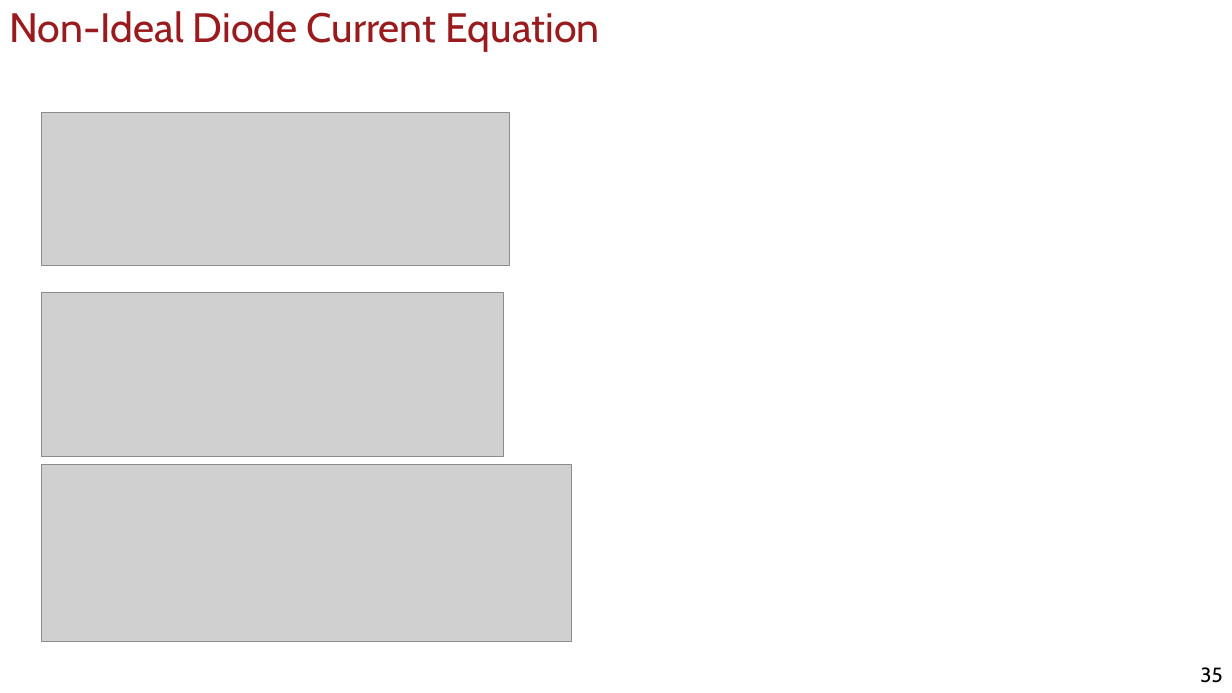
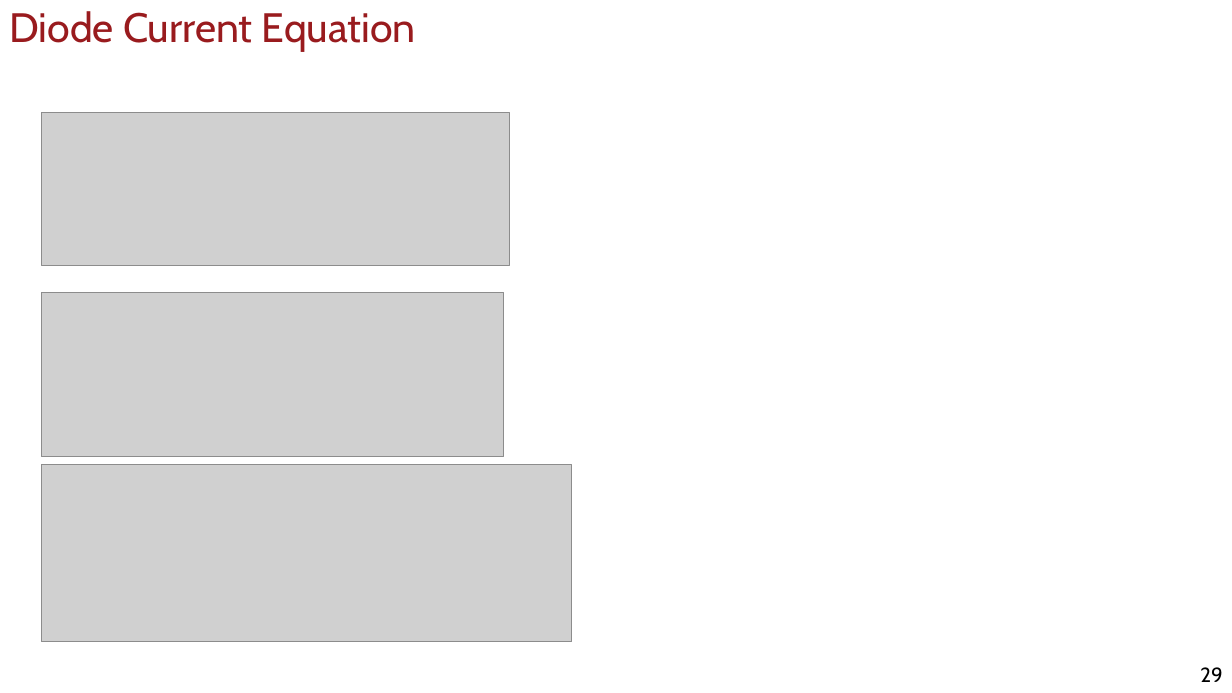
Before and after one commit to uscee105/ee105, a slide deck: slide 29 of assets/module-2-device/mod-2-lecture-9-devices-1.pptx (slide 35 before the commit). Drawn at 1232x693 pixels with LibreOffice and Linux fonts; fonts in the diff are those of the drawing; grey boxes stand for pictures; background and template pictures are left out. Boxes give left, top, right and bottom in pixels: in the first picture for what was removed or moved away, otherwise in the second. Text is boxed around its words. In the diff, an @@ line names an element or a change of style, - is before the commit and + after.

```diff
--- a/assets/module-2-device/mod-2-lecture-9-devices-1.pptx
+++ b/assets/module-2-device/mod-2-lecture-9-devices-1.pptx
@@ title at bbox=[9, 11, 416, 52]: text changed @@
-Non-Ideal Diode Current Equation
+Diode Current Equation
@@ page number at bbox=[1200, 667, 1222, 682]: text changed @@
-35
+29
```
Also in this commit, not shown: 4 other slides changed, 6 slides removed, 10 other files.
